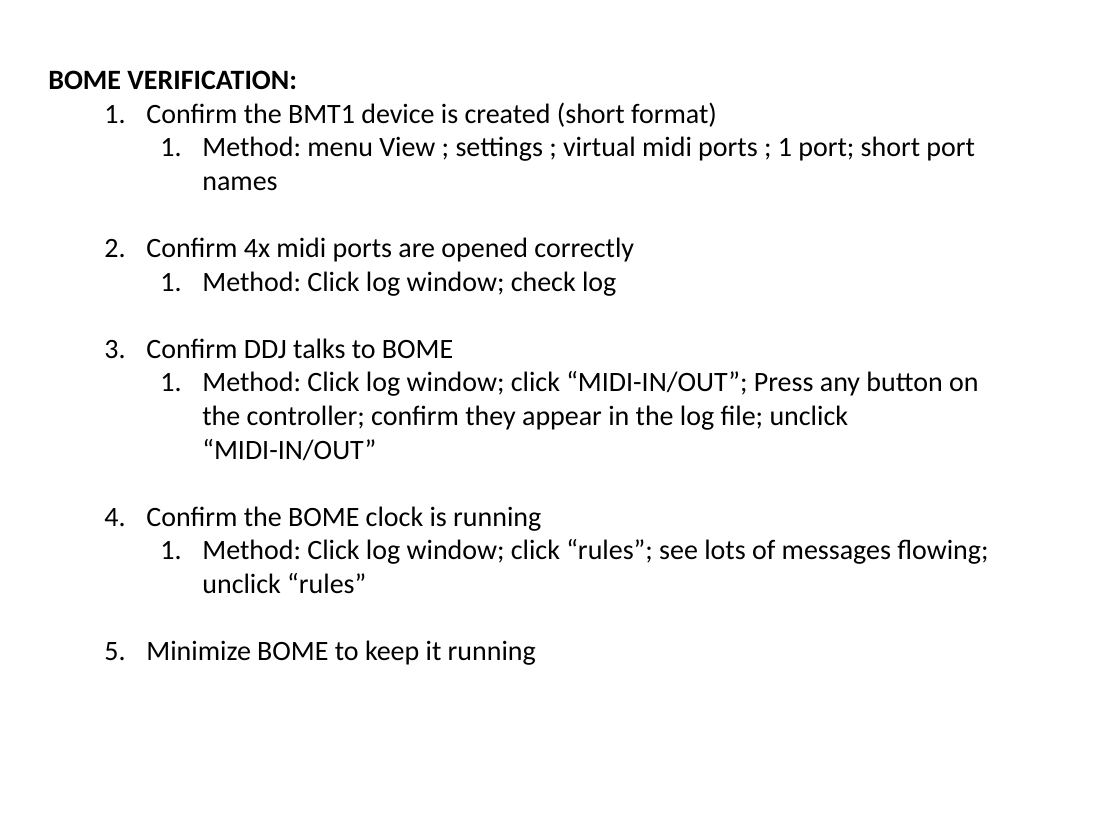
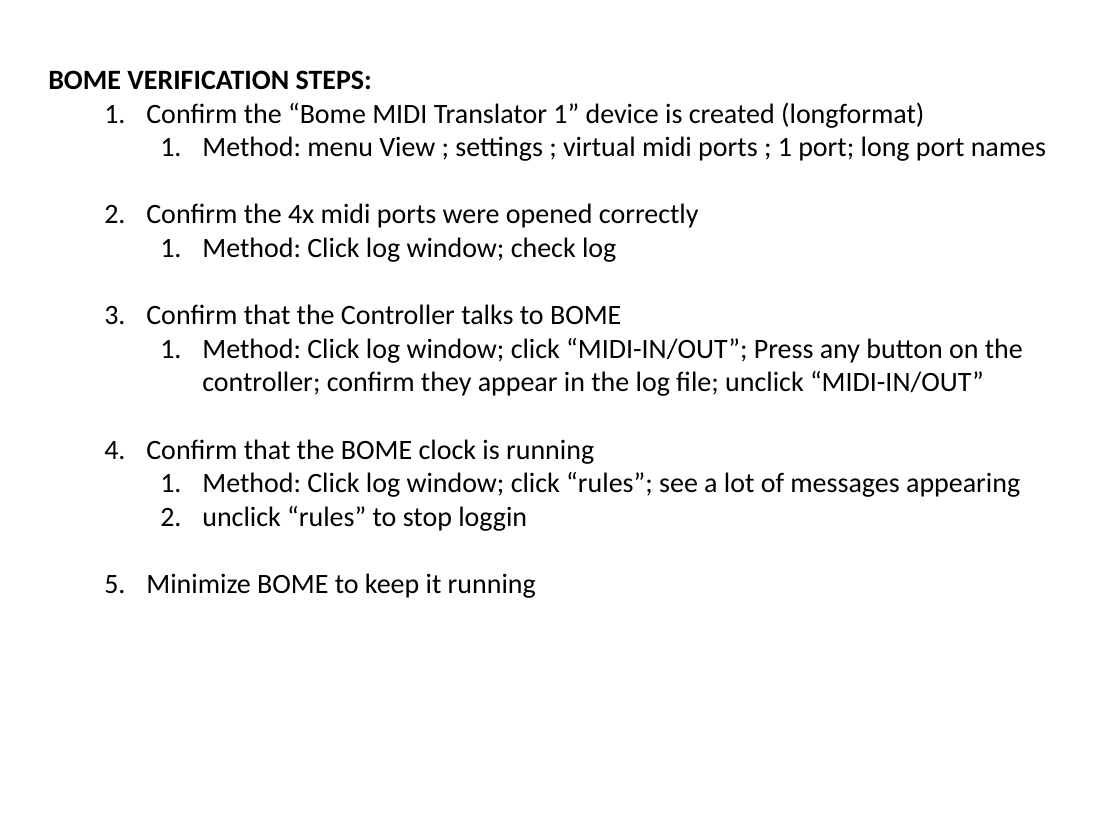
Before and after one commit to pestrela/music, a slide deck: slide 11 of traktor/mapping_ddj_1000/Support files/Source files/DDJ-1000 - Installation Guide.pptx. Drawn at 1120x840 pixels with LibreOffice and Linux fonts; fonts in the diff are those of the drawing. Boxes give left, top, right and bottom in pixels: in the first picture for what was removed or moved away, otherwise in the second. Text is boxed around its words. In the diff, an @@ line names an element or a change of style, - is before the commit and + after.

```diff
--- a/traktor/mapping_ddj_1000/Support files/Source files/DDJ-1000 - Installation Guide.pptx
+++ b/traktor/mapping_ddj_1000/Support files/Source files/DDJ-1000 - Installation Guide.pptx
@@ text at box(48, 70, 1046, 228): text changed @@
-BOME VERIFICATION:
-  1. Confirm the BMT1 device is created (short format)
-    1. Method: menu View ; settings ; virtual midi ports ; 1 port; short port names
-  2. Confirm 4x midi ports are opened correctly
+BOME VERIFICATION STEPS:
+  1. Confirm the “Bome MIDI Translator 1” device is created (longformat)
+    1. Method: menu View ; settings ; virtual midi ports ; 1 port; long port names
+  2. Confirm the 4x midi ports were opened correctly
@@ text at box(146, 304, 621, 325): text changed @@
-  3. Confirm DDJ talks to BOME
+  3. Confirm that the Controller talks to BOME
@@ text at box(146, 439, 1020, 531): text changed @@
-  4. Confirm the BOME clock is running
-    1. Method: Click log window; click “rules”; see lots of messages flowing; unclick “rules”
+  4. Confirm that the BOME clock is running
+    1. Method: Click log window; click “rules”; see a lot of messages appearing
+    2. unclick “rules” to stop loggin
```
Also in this commit, not shown: 8 other slides changed, 5 slides added, 3 slides removed, 26 other files.
